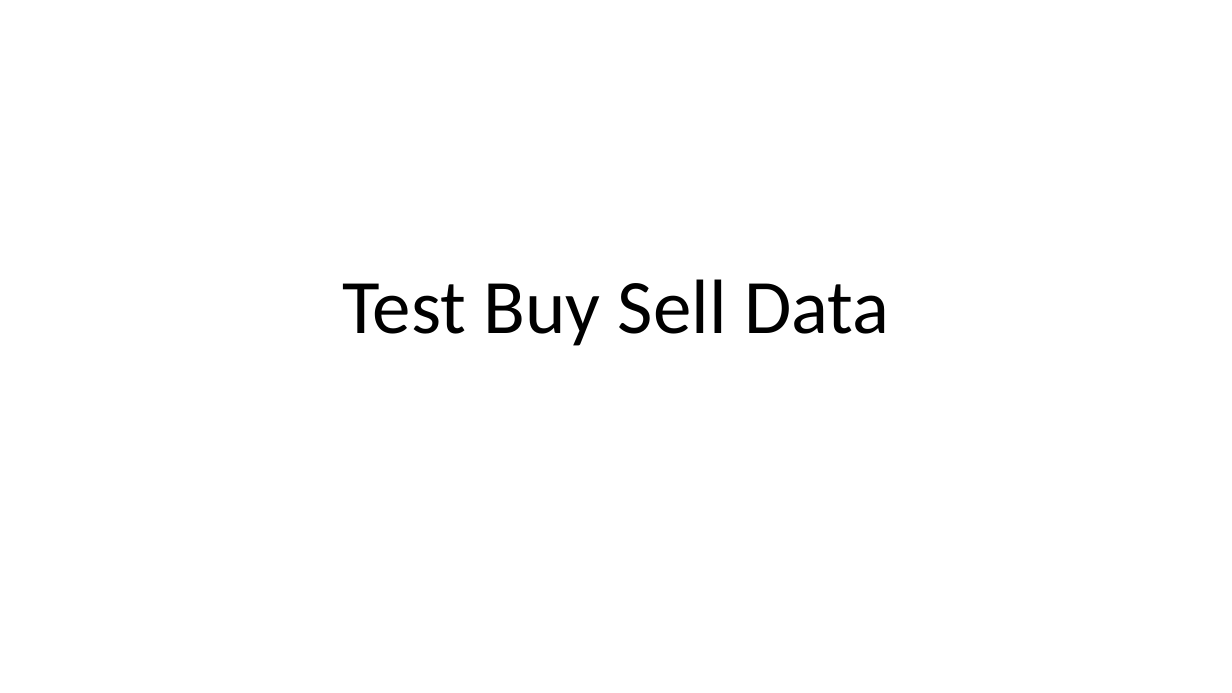
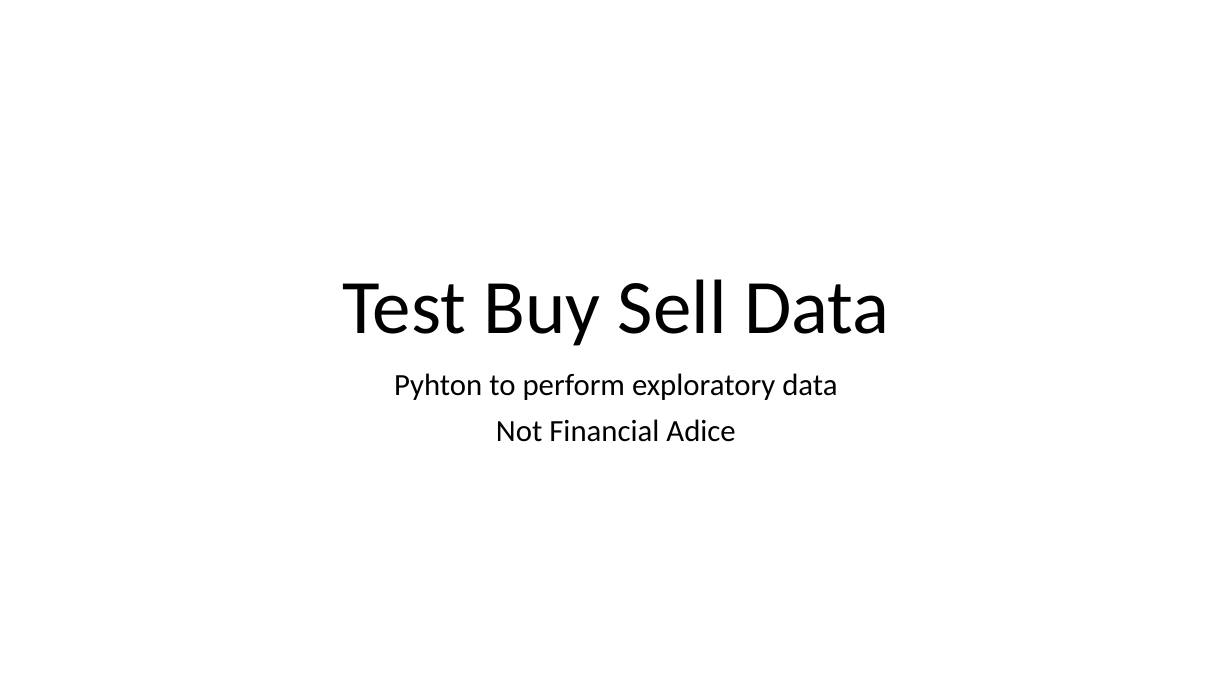
Before and after one commit to technqvi/FinQuant, a slide deck: slide 1 of TradeSimulation/DesBuySell.pptx. Drawn at 1232x693 pixels with LibreOffice and Linux fonts; fonts in the diff are those of the drawing. Boxes give left, top, right and bottom in pixels: in the first picture for what was removed or moved away, otherwise in the second. Text is boxed around its words. In the diff, an @@ line names an element or a change of style, - is before the commit and + after.

```diff
--- a/TradeSimulation/DesBuySell.pptx
+++ b/TradeSimulation/DesBuySell.pptx
@@ subtitle added at (394,373,837,442), 24 pt, text #000000 @@
+Pyhton to perform exploratory data
+Not Financial Adice
```
Also in this commit, not shown: 2 slides added, 5 other files.
